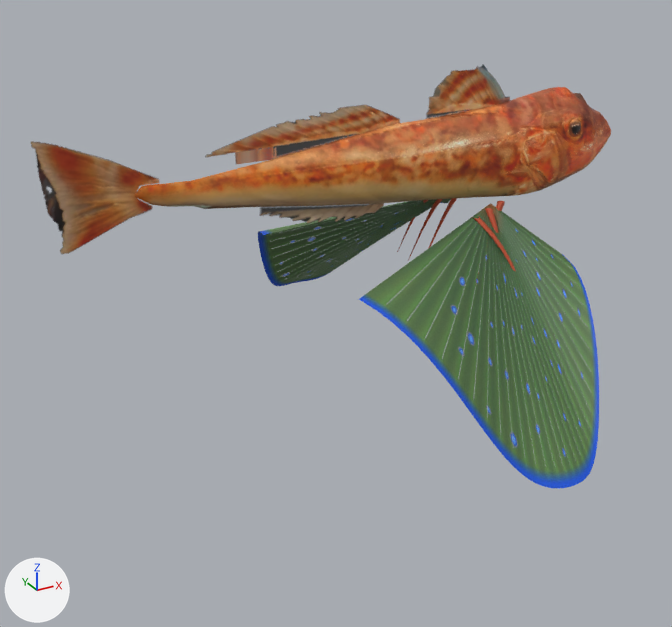
Two versions of the glTF model fish/houbou.glb, one commit apart.
One viewpoint serves both versions: a 50 mm lens placed at (-0.218, -0.364, 0.111), pointed at (-0.019, -0.002, -0.069). The axes (+X, +Y, +Z) are drawn at lower left. The lights are the same throughout. The first picture is the older version. Vertices at exactly the same position are counted once.

Names of what the first picture shows: 'houbou'.
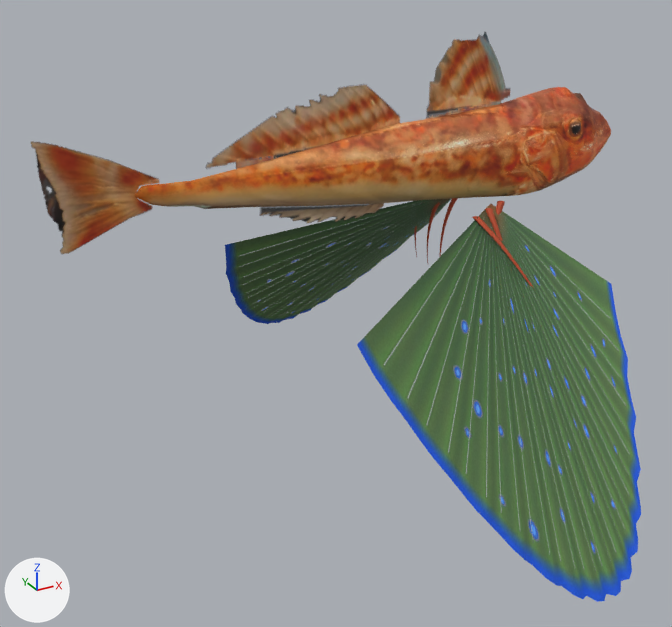
Patch to the scene script:
```diff
--- a/fish/houbou.glb.py
+++ b/fish/houbou.glb.py
@@ me_houbou_body @@
 # used by ob_houbou; location = (0.0, 0.0, 0.0)
-me_houbou_body.from_pydata(...)  # 4681 vertices, 8976 faces; spans x -0.15..0.15, y -0.128..0.128, z -0.107..0.042
+me_houbou_body.from_pydata(...)  # 4681 vertices, 8976 faces; spans x -0.15..0.15, y -0.155..0.155, z -0.145..0.057
+# me_houbou_body part 1: the loose piece of 26 vertices spanning x -0.08..0.016, y 0.0, z 0.01..0.029 is scaled about its middle by (1, 1, 1.93)
+# me_houbou_body part 2: the loose piece of 15 vertices spanning x 0.03..0.08, y 0.0, z 0.019..0.042 is scaled about its middle by (1, 1, 1.65), then moved by (0.0, 0.0, 0.008)
+# me_houbou_body part 3: 1674 of 4681 vertices moved; they spanned x -0.033..0.08, y -0.128..0.128, z -0.107..-0.024 and now span x -0.046..0.092, y -0.155..0.155, z -0.145..-0.025; mean shift (0.001, 0.0, -0.014); largest move (0.021, 0.128, -0.107) -> (0.02, 0.155, -0.145)
 me_houbou_body.materials.append(mat_houbou___photo_skin___fan_atlas)
```

Location of each change, [x1, y1, x2, y2] in pixels of the pictures (672 x 627 px; the box of a moved part takes in the faces that stretch with it):
'houbou', reshaped (35% taller): before [31, 65, 611, 488]; after [31, 32, 641, 602]
part 1 of me_houbou_body, moved or reshaped: before [205, 105, 400, 164]; after [206, 85, 400, 169]
part 2 of me_houbou_body, moved or reshaped: before [426, 65, 510, 119]; after [426, 32, 511, 119]
part 3 of me_houbou_body, moved or reshaped: before [258, 199, 599, 488]; after [225, 199, 641, 602]
